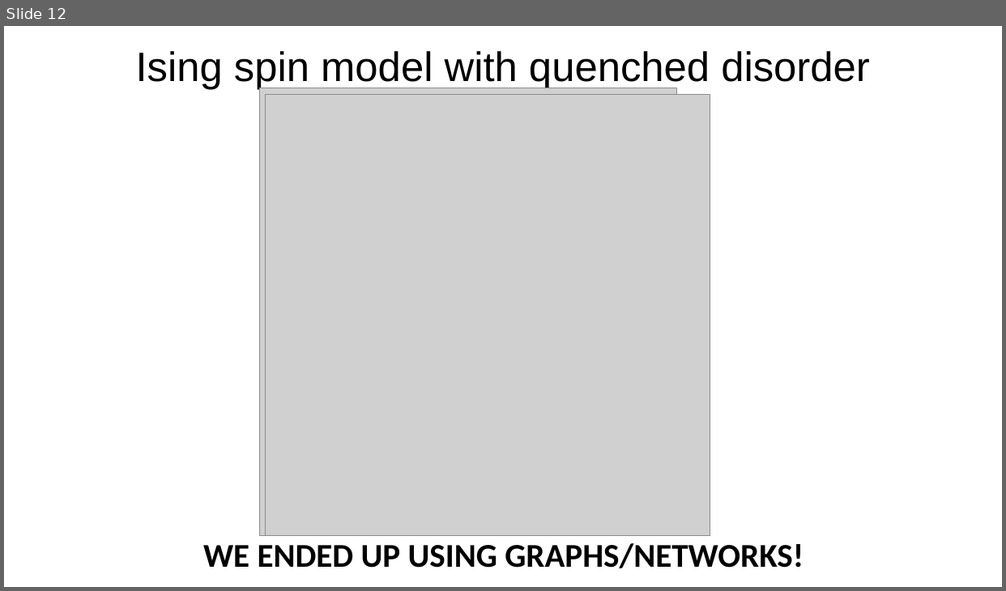
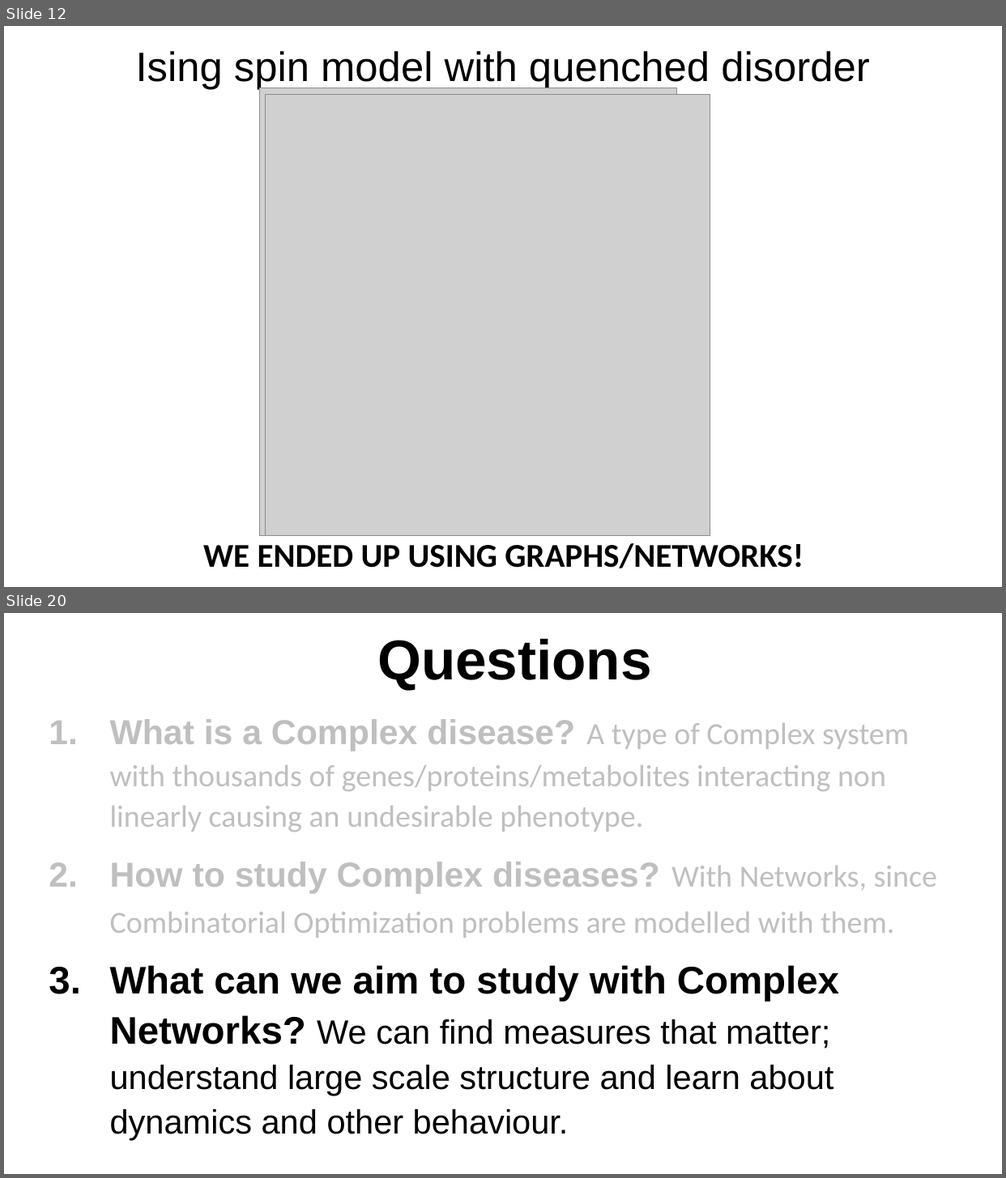
Before and after one commit to VenkiPhy6/seminar-thirdsem, a slide deck: A Primer to Complex Diseases.pptx. Shown one above the other, each under a label of ours: slide 12 before the commit, slides 12 and 20 after it; the slides between them are not shown. The pictures are 1006x591 and 1006x1178 pixels, drawn with LibreOffice and Linux fonts; fonts in the diff are those of the drawing; grey boxes stand for pictures. Boxes give left, top, right and bottom in pixels: in the first picture for what was removed or moved away, otherwise in the second. Text is boxed around its words. In the diff, an @@ line names an element or a change of style, - is before the commit and + after.

```diff
--- a/A Primer to Complex Diseases.pptx
+++ b/A Primer to Complex Diseases.pptx
@@ slide 20 added at box(4, 613, 1002, 1174), background #FFFFFF @@
@@ title added at box(377, 638, 652, 689), 54 pt, text #000000, bold @@
+Questions
@@ text added at box(110, 719, 937, 1140), 29.6 pt, text #BFBFBF @@
+1. What is a Complex disease? A type of Complex system with thousands of genes/proteins/metabolites interacting non linearly causing an undesirable phenotype.
+2. How to study Complex diseases? With Networks, since Combinatorial Optimization problems are modelled with them.
+3. What can we aim to study with Complex Networks? We can find measures that matter; understand large scale structure and learn about dynamics and other behaviour.
```
Also in this commit, not shown: 14 slides changed, 4 other slides added, 1 slide removed, 2 other files.
